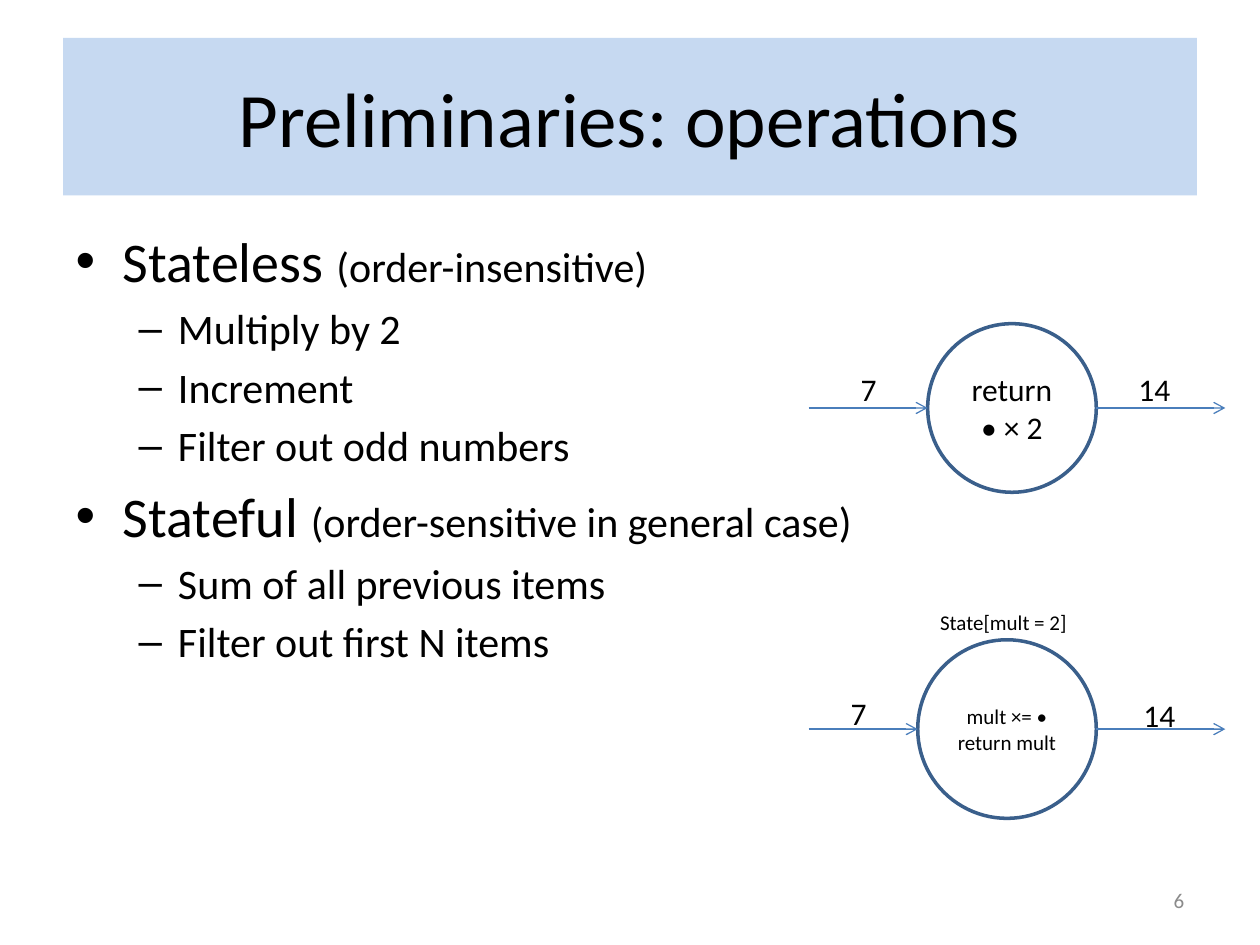
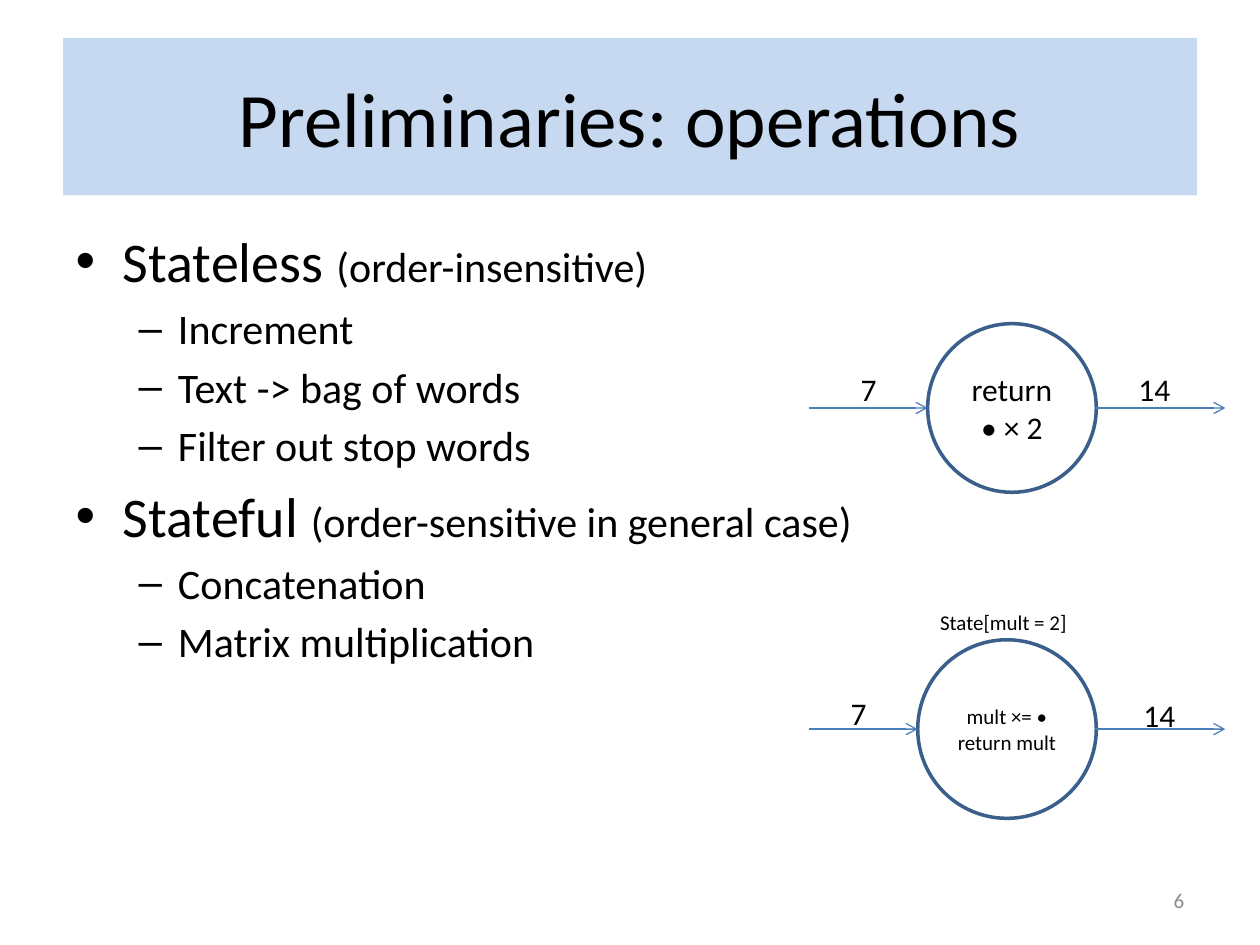
Before and after one commit to flame-stream/Papers, a slide deck: slide 6 of 2018/invalidation/slides.pptx. Drawn at 1260x945 pixels with LibreOffice and Linux fonts; fonts in the diff are those of the drawing; background and template pictures are left out. Boxes give left, top, right and bottom in pixels: in the first picture for what was removed or moved away, otherwise in the second. Text is boxed around its words. In the diff, an @@ line names an element or a change of style, - is before the commit and + after.

Commit message:
Update slides

```diff
--- a/2018/invalidation/slides.pptx
+++ b/2018/invalidation/slides.pptx
@@ text at bbox=[178, 314, 400, 351]: paragraph removed @@
-  – Multiply by 2
@@ text at bbox=[178, 373, 530, 468]: text changed @@
-  – Filter out odd numbers
+  – Text -> bag of words
+  – Filter out stop words
@@ text at bbox=[178, 570, 535, 664]: text changed @@
-  – Sum of all previous items
-  – Filter out first N items
+  – Concatenation
+  – Matrix multiplication
```
Also in this commit, not shown: 1 other slide changed.
